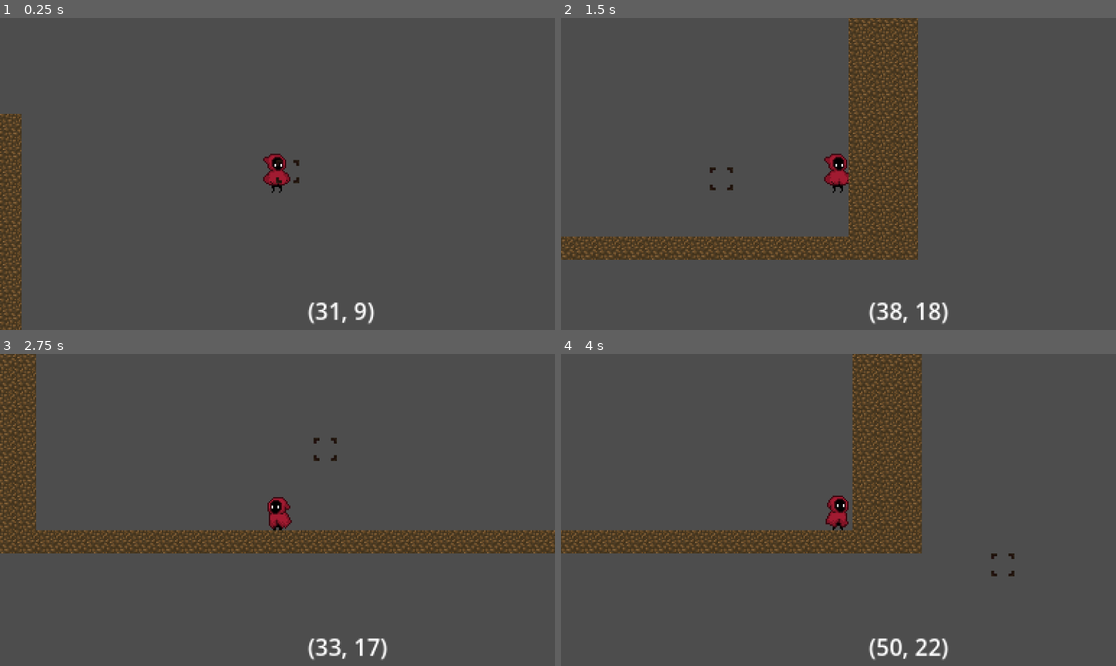
Above: before the commit, frames 1-4 (two rows, left to right).
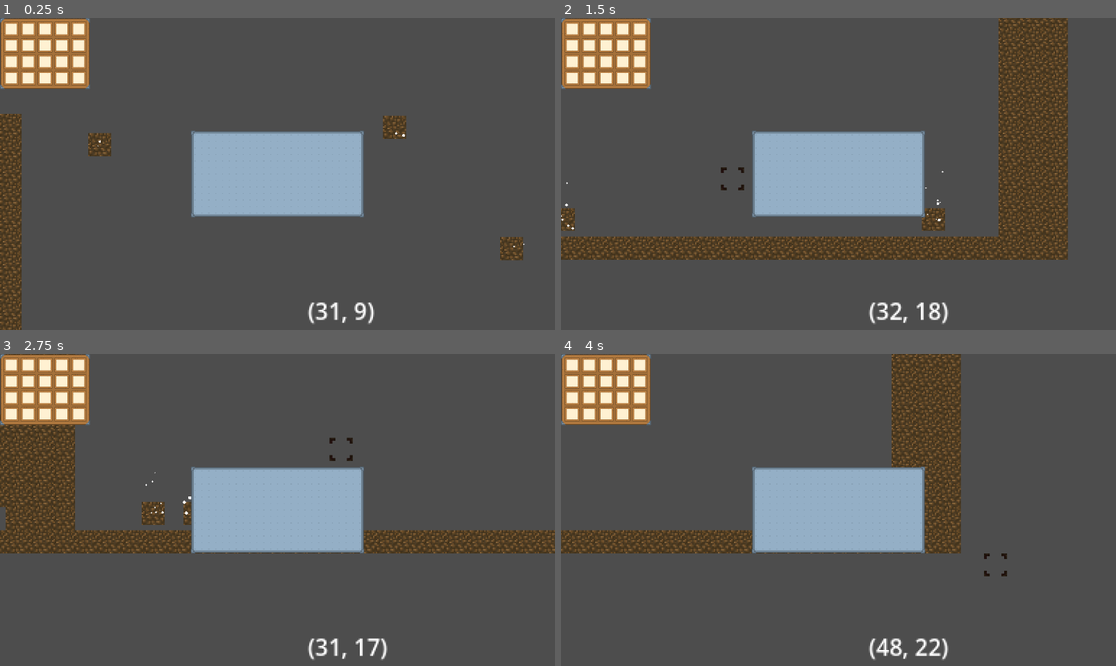
Above: after the commit, the same moments.

Repository: Emanuel-Oliveira-da-Silva/in-the-land
Game: Godot game, scene res://test_level.tscn
The game is run twice, just before and just after one commit, with the same random seed, the same clock (stepped at 60 frames per second) and the same inputs. The project has no main scene, so this scene is started directly.
Inputs (mouse positions are in pixels of both pictures, inside the frame that each line leads up to):
- Up to frame 1 (0.25 s): no input
- Up to frame 2 (1.5 s): tap Enter (ui_accept) at 0.5, 0.77 s; move the mouse to (960, 158) at 0.52 s; hold Shift (Shift) 0.53-1.28 s; hold Right (ui_right) from 0.53 s (still down); move the mouse to (727, 189) at 1.27 s; click (727, 189) at 1.35 s
- Up to frame 3 (2.75 s): tap Enter (ui_accept) at 1.52 s; move the mouse to (333, 441) at 2.02 s; release Right (ui_right) at 2.03 s; hold Left (ui_left) from 2.03 s (still down); hold Shift (Shift) from 2.03 s (still down)
- Up to frame 4 (4 s): move the mouse to (810, 572) at 2.77 s; release Left (ui_left) at 2.78 s; release Shift (Shift) at 2.78 s; hold Right (ui_right) from 2.78 s (still down); click (810, 572) at 2.85 s; tap Enter (ui_accept) at 3.02, 3.77 s; move the mouse to (1005, 556) at 3.52 s; hold Shift (Shift) from 3.53 s (still down)

The runs differ from the first frame. In frame 1, 13% of the frame differs, in the area x 0-95%, y 0-78%; in frame 2, 30%, in the area x 0-92%, y 0-97%; in frame 3, 17%; in frame 4, 21%.

Commit message:
Intento integrar el inventario, agregue la state machine de UI

Diff:
--- /dev/null
+++ b/Inventory/Drops/Drop.gd
@@ -0,0 +1,5 @@
+extends RigidBody2D
+
+func Body_entered(body):
+	body.pick_up("TIERRA!! :D")
+	queue_free()
--- a/Inventory/Drops/Drop.tscn
+++ b/Inventory/Drops/Drop.tscn
@@ -1,15 +1,20 @@
-[gd_scene load_steps=3 format=3 uid="uid://bxa0bw4amcaha"]
+[gd_scene load_steps=5 format=3 uid="uid://bxa0bw4amcaha"]
 
+[ext_resource type="Script" path="res://Inventory/Drops/Drop.gd" id="1_l4vg7"]
 [ext_resource type="Texture2D" uid="uid://c11odl0iuu1r7" path="res://Assets/all Blocks/terrain (20).png" id="1_yq6vy"]
 
 [sub_resource type="CircleShape2D" id="CircleShape2D_6of2o"]
 radius = 12.0
+
+[sub_resource type="CircleShape2D" id="CircleShape2D_5sanj"]
+radius = 15.0
 
 [node name="RigidBody2D" type="RigidBody2D"]
 scale = Vector2(0.2, 0.2)
 mass = 0.01
 gravity_scale = 0.5
 can_sleep = false
+script = ExtResource("1_l4vg7")
 
 [node name="CollisionShape2D" type="CollisionShape2D" parent="."]
 shape = SubResource("CircleShape2D_6of2o")
@@ -34,3 +39,12 @@
 angle_max = 80.0
 scale_amount_min = 0.5
 scale_amount_max = 2.0
+
+[node name="Area2D" type="Area2D" parent="."]
+collision_layer = 4
+collision_mask = 2
+
+[node name="CollisionShape2D" type="CollisionShape2D" parent="Area2D"]
+shape = SubResource("CircleShape2D_5sanj")
+
+[connection signal="body_entered" from="Area2D" to="." method="Body_entered"]
--- /dev/null
+++ b/Inventory/Inventories/inventory_UI.tscn
@@ -0,0 +1,100 @@
+[gd_scene load_steps=3 format=3 uid="uid://cjmgju2k7kx4b"]
+
+[ext_resource type="Texture2D" uid="uid://dhd8d1s06nqqt" path="res://Assets/UI/Tiles/Large tiles/Thick outline/tile_0030.png" id="1_vmamf"]
+[ext_resource type="PackedScene" uid="uid://2jeve6ulfqj" path="res://Inventory/Slots/Slot_UI.tscn" id="2_nwoa4"]
+
+[node name="Inventory" type="Control"]
+layout_mode = 3
+anchors_preset = 15
+anchor_right = 1.0
+anchor_bottom = 1.0
+grow_horizontal = 2
+grow_vertical = 2
+
+[node name="NinePatchRect" type="NinePatchRect" parent="."]
+custom_minimum_size = Vector2(187, 148)
+layout_mode = 1
+offset_right = 187.0
+offset_bottom = 148.0
+texture = ExtResource("1_vmamf")
+patch_margin_left = 10
+patch_margin_top = 10
+patch_margin_right = 10
+patch_margin_bottom = 10
+axis_stretch_horizontal = 2
+axis_stretch_vertical = 2
+
+[node name="GridContainer" type="GridContainer" parent="NinePatchRect"]
+layout_mode = 1
+anchors_preset = 8
+anchor_left = 0.5
+anchor_top = 0.5
+anchor_right = 0.5
+anchor_bottom = 0.5
+offset_left = -85.5
+offset_top = -66.0
+offset_right = 85.5
+offset_bottom = 66.0
+grow_horizontal = 2
+grow_vertical = 2
+columns = 5
+
+[node name="Slot" parent="NinePatchRect/GridContainer" instance=ExtResource("2_nwoa4")]
+layout_mode = 2
+
+[node name="Slot2" parent="NinePatchRect/GridContainer" instance=ExtResource("2_nwoa4")]
+layout_mode = 2
+
+[node name="Slot3" parent="NinePatchRect/GridContainer" instance=ExtResource("2_nwoa4")]
+layout_mode = 2
+
+[node name="Slot4" parent="NinePatchRect/GridContainer" instance=ExtResource("2_nwoa4")]
+layout_mode = 2
+
+[node name="Slot5" parent="NinePatchRect/GridContainer" instance=ExtResource("2_nwoa4")]
+layout_mode = 2
+
+[node name="Slot6" parent="NinePatchRect/GridContainer" instance=ExtResource("2_nwoa4")]
+layout_mode = 2
+
+[node name="Slot7" parent="NinePatchRect/GridContainer" instance=ExtResource("2_nwoa4")]
+layout_mode = 2
+
+[node name="Slot8" parent="NinePatchRect/GridContainer" instance=ExtResource("2_nwoa4")]
+layout_mode = 2
+
+[node name="Slot9" parent="NinePatchRect/GridContainer" instance=ExtResource("2_nwoa4")]
+layout_mode = 2
+
+[node name="Slot10" parent="NinePatchRect/GridContainer" instance=ExtResource("2_nwoa4")]
+layout_mode = 2
+
+[node name="Slot11" parent="NinePatchRect/GridContainer" instance=ExtResource("2_nwoa4")]
+layout_mode = 2
+
+[node name="Slot12" parent="NinePatchRect/GridContainer" instance=ExtResource("2_nwoa4")]
+layout_mode = 2
+
+[node name="Slot13" parent="NinePatchRect/GridContainer" instance=ExtResource("2_nwoa4")]
+layout_mode = 2
+
+[node name="Slot14" parent="NinePatchRect/GridContainer" instance=ExtResource("2_nwoa4")]
+layout_mode = 2
+
+[node name="Slot15" parent="NinePatchRect/GridContainer" instance=ExtResource("2_nwoa4")]
+layout_mode = 2
+
+[node name="Slot16" parent="NinePatchRect/GridContainer" instance=ExtResource("2_nwoa4")]
+layout_mode = 2
+
+[node name="Slot17" parent="NinePatchRect/GridContainer" instance=ExtResource("2_nwoa4")]
+layout_mode = 2
+
+[node name="Slot18" parent="NinePatchRect/GridContainer" instance=ExtResource("2_nwoa4")]
+layout_mode = 2
+
+[node name="Slot19" parent="NinePatchRect/GridContainer" instance=ExtResource("2_nwoa4")]
+layout_mode = 2
+
+[node name="Slot20" parent="NinePatchRect/GridContainer" instance=ExtResource("2_nwoa4")]
+layout_mode = 2
--- /dev/null
+++ b/Inventory/Slots/Slot_UI.tscn
@@ -0,0 +1,13 @@
+[gd_scene load_steps=2 format=3 uid="uid://2jeve6ulfqj"]
+
+[ext_resource type="Texture2D" uid="uid://xt2gbafavyty" path="res://Assets/UI/Tiles/Large tiles/Thin outline/tile_0013.png" id="1_5irku"]
+
+[node name="Slot" type="Panel"]
+custom_minimum_size = Vector2(31, 30)
+offset_right = 31.0
+offset_bottom = 30.0
+
+[node name="Sprite2D" type="Sprite2D" parent="."]
+scale = Vector2(0.96875, 0.9375)
+texture = ExtResource("1_5irku")
+centered = false
--- a/Scenes/Map/tile_map.tscn
+++ b/Scenes/Map/tile_map.tscn
@@ -775,7 +775,7 @@
 resource_name = "Bloques especiales"
 
 [sub_resource type="TileSet" id="TileSet_n4qpm"]
-physics_layer_0/collision_layer = 1
+physics_layer_0/collision_layer = 5
 custom_data_layer_0/name = "Hardness"
 custom_data_layer_0/type = 3
 sources/0 = SubResource("TileSetAtlasSource_ggggr")
--- a/Scenes/Player/Player.tscn
+++ b/Scenes/Player/Player.tscn
@@ -12,6 +12,8 @@
 [ext_resource type="Script" path="res://State Machines/Player/Landing.gd" id="9_qjdoe"]
 [ext_resource type="Script" path="res://State Machines/Player/Idle_hand.gd" id="10_qotq5"]
 [ext_resource type="Script" path="res://State Machines/Player/Swing_hand.gd" id="11_yt8ey"]
+[ext_resource type="PackedScene" uid="uid://cjmgju2k7kx4b" path="res://Inventory/Inventories/inventory_UI.tscn" id="13_po8lm"]
+[ext_resource type="PackedScene" uid="uid://c5f5j0nbu5p0h" path="res://UI/Pause_menu/pause_menu.tscn" id="14_eevnp"]
 
 [sub_resource type="AtlasTexture" id="AtlasTexture_vlh36"]
 atlas = ExtResource("2_v1heh")
@@ -853,6 +855,7 @@
 }
 
 [node name="Player" type="CharacterBody2D"]
+collision_layer = 3
 script = ExtResource("1_tak2d")
 
 [node name="AnimatedSprite2D" type="AnimatedSprite2D" parent="."]
@@ -902,6 +905,19 @@
 [node name="Landing" type="Node" parent="Movement_State_Machine"]
 script = ExtResource("9_qjdoe")
 
-[node name="Inventory_State_Machine" type="Node" parent="."]
+[node name="GUI_State_Machine" type="Node" parent="."]
+
+[node name="CanvasLayer" type="CanvasLayer" parent="."]
+
+[node name="Inventory" parent="CanvasLayer" instance=ExtResource("13_po8lm")]
+anchors_preset = 0
+anchor_right = 0.0
+anchor_bottom = 0.0
+offset_right = 44.0
+offset_bottom = 28.0
+grow_horizontal = 1
+grow_vertical = 1
+
+[node name="Pause Menu" parent="CanvasLayer" instance=ExtResource("14_eevnp")]
 
 [connection signal="cursor_on_block" from="." to="Hand_State_Machine" method="cursor_on_block"]
--- a/Scripts/Player/Player.gd
+++ b/Scripts/Player/Player.gd
@@ -46,3 +46,7 @@
 		cursor_on_block.emit(true)
 		return
 	cursor_on_block.emit(false)
+
+
+func pick_up(item : String):
+	print("AGARRE UN " + item)
--- /dev/null
+++ b/State Machines/Player/UI/Inventory_open.gd
@@ -0,0 +1,11 @@
+extends Node
+
+
+# Called when the node enters the scene tree for the first time.
+func _ready():
+	pass # Replace with function body.
+
+
+# Called every frame. 'delta' is the elapsed time since the previous frame.
+func _process(delta):
+	pass
--- /dev/null
+++ b/UI/Pause_menu/pause_menu.tscn
@@ -0,0 +1,33 @@
+[gd_scene load_steps=2 format=3 uid="uid://c5f5j0nbu5p0h"]
+
+[ext_resource type="Texture2D" uid="uid://wk0iwmd034j8" path="res://Assets/UI/Tiles/Large tiles/Thick outline/tile_0029.png" id="1_mvc6s"]
+
+[node name="Pause Menu" type="Control"]
+layout_mode = 3
+anchors_preset = 15
+anchor_right = 1.0
+anchor_bottom = 1.0
+grow_horizontal = 2
+grow_vertical = 2
+
+[node name="NinePatchRect" type="NinePatchRect" parent="."]
+custom_minimum_size = Vector2(360, 180)
+layout_mode = 1
+anchors_preset = 8
+anchor_left = 0.5
+anchor_top = 0.5
+anchor_right = 0.5
+anchor_bottom = 0.5
+offset_left = -90.0
+offset_top = -48.0
+offset_right = 90.0
+offset_bottom = 48.0
+grow_horizontal = 2
+grow_vertical = 2
+texture = ExtResource("1_mvc6s")
+patch_margin_left = 9
+patch_margin_top = 9
+patch_margin_right = 9
+patch_margin_bottom = 9
+axis_stretch_horizontal = 2
+axis_stretch_vertical = 2
--- a/project.godot
+++ b/project.godot
@@ -16,6 +16,38 @@
 
 [input]
 
+ui_left={
+"deadzone": 0.5,
+"events": [Object(InputEventKey,"resource_local_to_scene":false,"resource_name":"","device":0,"window_id":0,"alt_pressed":false,"shift_pressed":false,"ctrl_pressed":false,"meta_pressed":false,"pressed":false,"keycode":4194319,"physical_keycode":0,"key_label":0,"unicode":0,"echo":false,"script":null)
+, Object(InputEventJoypadButton,"resource_local_to_scene":false,"resource_name":"","device":0,"button_index":13,"pressure":0.0,"pressed":false,"script":null)
+, Object(InputEventJoypadMotion,"resource_local_to_scene":false,"resource_name":"","device":0,"axis":0,"axis_value":-1.0,"script":null)
+, Object(InputEventKey,"resource_local_to_scene":false,"resource_name":"","device":-1,"window_id":0,"alt_pressed":false,"shift_pressed":false,"ctrl_pressed":false,"meta_pressed":false,"pressed":false,"keycode":0,"physical_keycode":65,"key_label":0,"unicode":97,"echo":false,"script":null)
+]
+}
+ui_right={
+"deadzone": 0.5,
+"events": [Object(InputEventKey,"resource_local_to_scene":false,"resource_name":"","device":0,"window_id":0,"alt_pressed":false,"shift_pressed":false,"ctrl_pressed":false,"meta_pressed":false,"pressed":false,"keycode":4194321,"physical_keycode":0,"key_label":0,"unicode":0,"echo":false,"script":null)
+, Object(InputEventJoypadButton,"resource_local_to_scene":false,"resource_name":"","device":0,"button_index":14,"pressure":0.0,"pressed":false,"script":null)
+, Object(InputEventJoypadMotion,"resource_local_to_scene":false,"resource_name":"","device":0,"axis":0,"axis_value":1.0,"script":null)
+, Object(InputEventKey,"resource_local_to_scene":false,"resource_name":"","device":-1,"window_id":0,"alt_pressed":false,"shift_pressed":false,"ctrl_pressed":false,"meta_pressed":false,"pressed":false,"keycode":0,"physical_keycode":68,"key_label":0,"unicode":100,"echo":false,"script":null)
+]
+}
+ui_up={
+"deadzone": 0.5,
+"events": [Object(InputEventKey,"resource_local_to_scene":false,"resource_name":"","device":0,"window_id":0,"alt_pressed":false,"shift_pressed":false,"ctrl_pressed":false,"meta_pressed":false,"pressed":false,"keycode":4194320,"physical_keycode":0,"key_label":0,"unicode":0,"echo":false,"script":null)
+, Object(InputEventJoypadButton,"resource_local_to_scene":false,"resource_name":"","device":0,"button_index":11,"pressure":0.0,"pressed":false,"script":null)
+, Object(InputEventJoypadMotion,"resource_local_to_scene":false,"resource_name":"","device":0,"axis":1,"axis_value":-1.0,"script":null)
+, Object(InputEventKey,"resource_local_to_scene":false,"resource_name":"","device":-1,"window_id":0,"alt_pressed":false,"shift_pressed":false,"ctrl_pressed":false,"meta_pressed":false,"pressed":false,"keycode":0,"physical_keycode":87,"key_label":0,"unicode":119,"echo":false,"script":null)
+]
+}
+ui_down={
+"deadzone": 0.5,
+"events": [Object(InputEventKey,"resource_local_to_scene":false,"resource_name":"","device":0,"window_id":0,"alt_pressed":false,"shift_pressed":false,"ctrl_pressed":false,"meta_pressed":false,"pressed":false,"keycode":4194322,"physical_keycode":0,"key_label":0,"unicode":0,"echo":false,"script":null)
+, Object(InputEventJoypadButton,"resource_local_to_scene":false,"resource_name":"","device":0,"button_index":12,"pressure":0.0,"pressed":false,"script":null)
+, Object(InputEventJoypadMotion,"resource_local_to_scene":false,"resource_name":"","device":0,"axis":1,"axis_value":1.0,"script":null)
+, Object(InputEventKey,"resource_local_to_scene":false,"resource_name":"","device":-1,"window_id":0,"alt_pressed":false,"shift_pressed":false,"ctrl_pressed":false,"meta_pressed":false,"pressed":false,"keycode":0,"physical_keycode":83,"key_label":0,"unicode":115,"echo":false,"script":null)
+]
+}
 Shift={
 "deadzone": 0.5,
 "events": [Object(InputEventKey,"resource_local_to_scene":false,"resource_name":"","device":-1,"window_id":0,"alt_press …(182 unchanged characters)…
@@ -32,6 +64,12 @@
 ]
 }
 
+[layer_names]
+
+2d_physics/layer_1="Blocks"
+2d_physics/layer_2="Players"
+2d_physics/layer_3="Drops"
+
 [rendering]
 
 textures/canvas_textures/default_texture_filter=0
--- a/test_level.tscn
+++ b/test_level.tscn
@@ -1,8 +1,9 @@
-[gd_scene load_steps=4 format=3 uid="uid://dmwa3emyajfxb"]
+[gd_scene load_steps=5 format=3 uid="uid://dmwa3emyajfxb"]
 
 [ext_resource type="PackedScene" uid="uid://duq5pqriqt1xe" path="res://Scenes/Player/Player.tscn" id="2_h2yb2"]
 [ext_resource type="Script" path="res://Label.gd" id="2_u4d02"]
 [ext_resource type="PackedScene" uid="uid://o3ra0dm2jbyu" path="res://Scenes/Map/tile_map.tscn" id="3_jtwba"]
+[ext_resource type="PackedScene" uid="uid://bxa0bw4amcaha" path="res://Inventory/Drops/Drop.tscn" id="4_6hjqd"]
 
 [node name="test_level" type="Node2D"]
 
@@ -22,5 +23,17 @@
 [node name="TileMap" parent="." instance=ExtResource("3_jtwba")]
 layer_0/tile_data = PackedInt32Array(1376275, 131072, 0, 1376276, 131072, 0, 1376277, 131072, 0, 1376278, 131072, 0, 13 …(2420 unchanged characters)…
 
+[node name="RigidBody2D" parent="." instance=ExtResource("4_6hjqd")]
+position = Vector2(659, 191)
+
+[node name="RigidBody2D2" parent="." instance=ExtResource("4_6hjqd")]
+position = Vector2(578, 107)
+
+[node name="RigidBody2D3" parent="." instance=ExtResource("4_6hjqd")]
+position = Vector2(374, 119)
+
+[node name="RigidBody2D4" parent="." instance=ExtResource("4_6hjqd")]
+position = Vector2(403, 313)
+
 [connection signal="cursor_on_block" from="Player" to="Player/Hand_State_Machine" method="cursor_on_block"]
 [connection signal="cursor_on_block" from="TileMap" to="Player" method="update_cursor_on_block"]
Binary file added: Assets/Fonts/ByteBounce.ttf
Not shown, added: Assets/Fonts/ByteBounce.ttf.import
Not shown: 1 places in Scenes/Player/Player.tscn that only renumber resources
